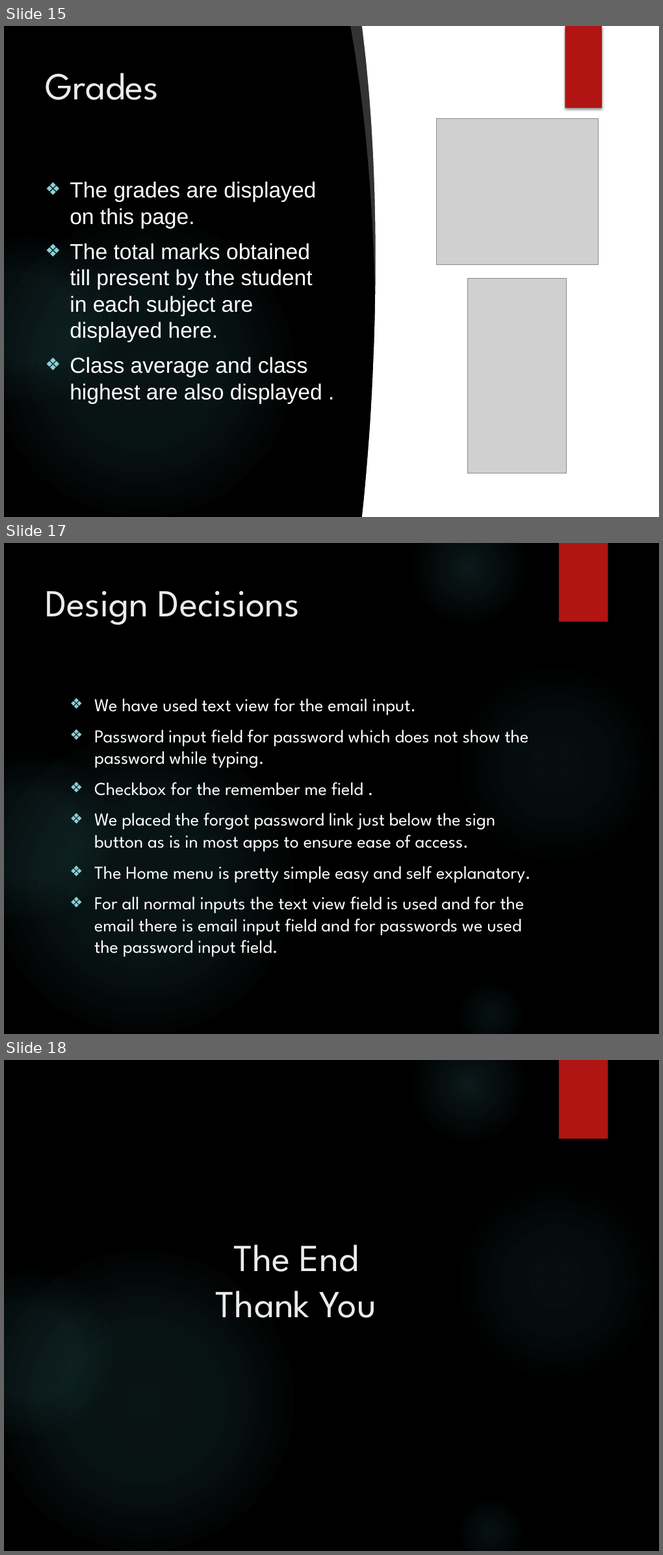
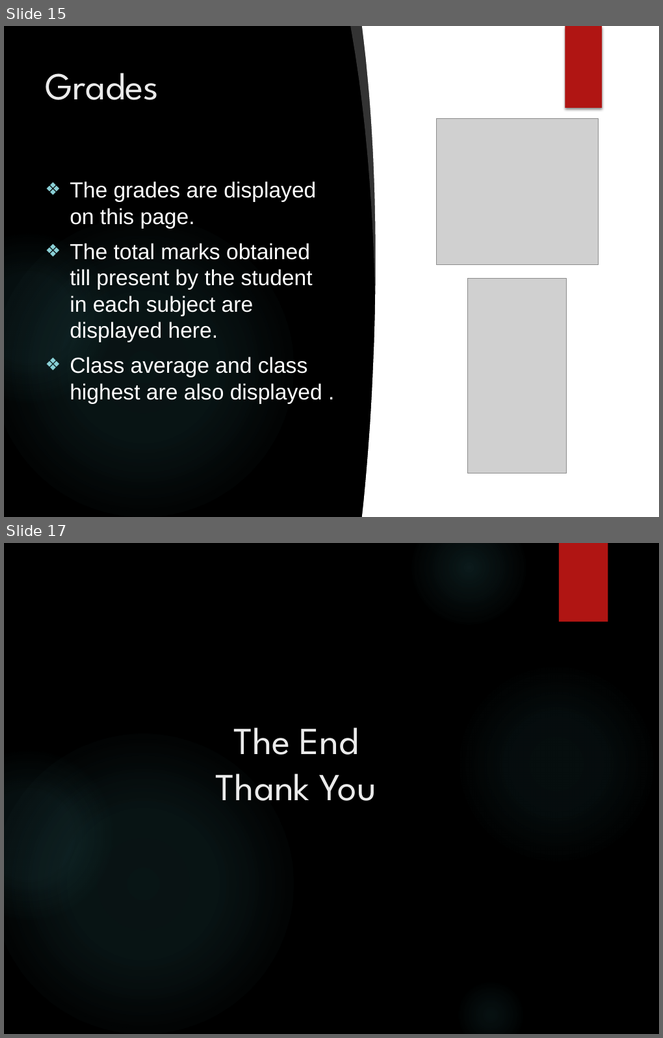
Before and after one commit to avtargill/School-Cegep, a slide deck: PPT_School_App.pptx. Shown one above the other, each under a label of ours: slides 15, 17 and 18 before the commit, slides 15 and 17 after it; the slides between them are not shown. The pictures are 663x1555 and 663x1038 pixels, drawn with LibreOffice and Linux fonts; fonts in the diff are those of the drawing; grey boxes stand for pictures; background and template pictures are left out. Boxes give left, top, right and bottom in pixels: in the first picture for what was removed or moved away, otherwise in the second. Text is boxed around its words. In the diff, an @@ line names an element or a change of style, - is before the commit and + after.

```diff
--- a/PPT_School_App.pptx
+++ b/PPT_School_App.pptx
@@ slide 17 removed at (4,543,659,1034), background picture (left out); not listed: 6 template elements that a slide beside it also shows @@
@@ title removed at (45,591,300,625) @@
-Design Decisions
@@ text removed at (94,698,531,957) @@
-❖ We have used text view for the email input.
-❖ Password input field for password which does not show the password while typing.
-❖ Checkbox for the remember me field .
-❖ We placed the forgot password link just below the sign button as is in most apps to ensure ease of access.
-❖ The Home menu is pretty simple easy and self explanatory.
-❖ For all normal inputs the text view field is used and for the email there is email input field and for passwords we used the password input field.
@@ what was slide 18 is now slide 17 @@
```
Also in this commit, not shown: 9 slides changed, 1 other slide removed.
